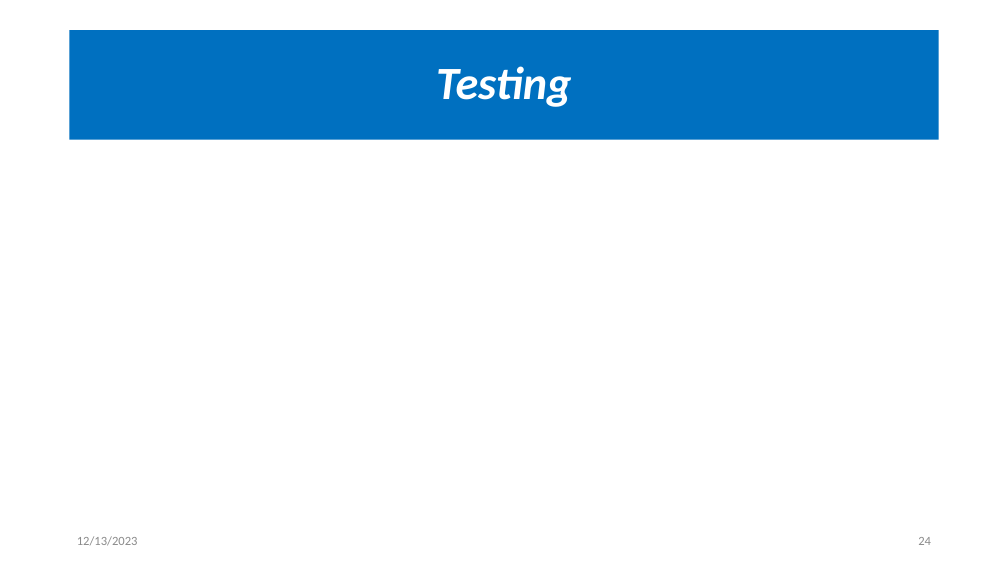
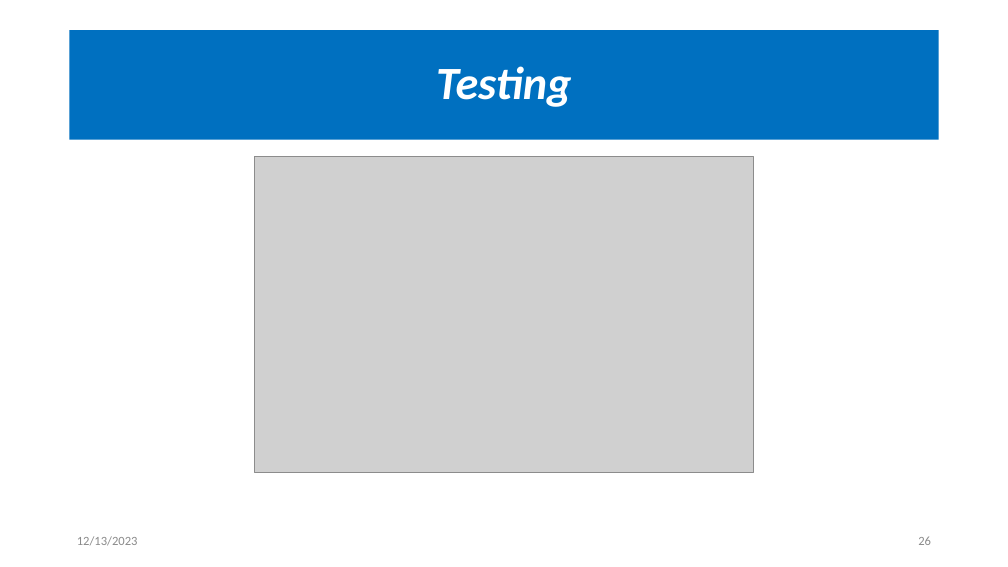
Before and after one commit to OmarAmer01/DCSK, a slide deck: slide 26 of docs/Presentation/main.pptx (slide 24 before the commit). Drawn at 1008x567 pixels with LibreOffice and Linux fonts; fonts in the diff are those of the drawing; grey boxes stand for pictures. Boxes give left, top, right and bottom in pixels: in the first picture for what was removed or moved away, otherwise in the second. Text is boxed around its words. In the diff, an @@ line names an element or a change of style, - is before the commit and + after.

```diff
--- a/docs/Presentation/main.pptx
+++ b/docs/Presentation/main.pptx
@@ picture added at (x1=255, y1=157, x2=753, y2=473) @@
@@ page number at (x1=918, y1=536, x2=931, y2=545): text changed @@
-24
+26
```
Also in this commit, not shown: 2 other slides changed, 2 slides added, 52 other files.
